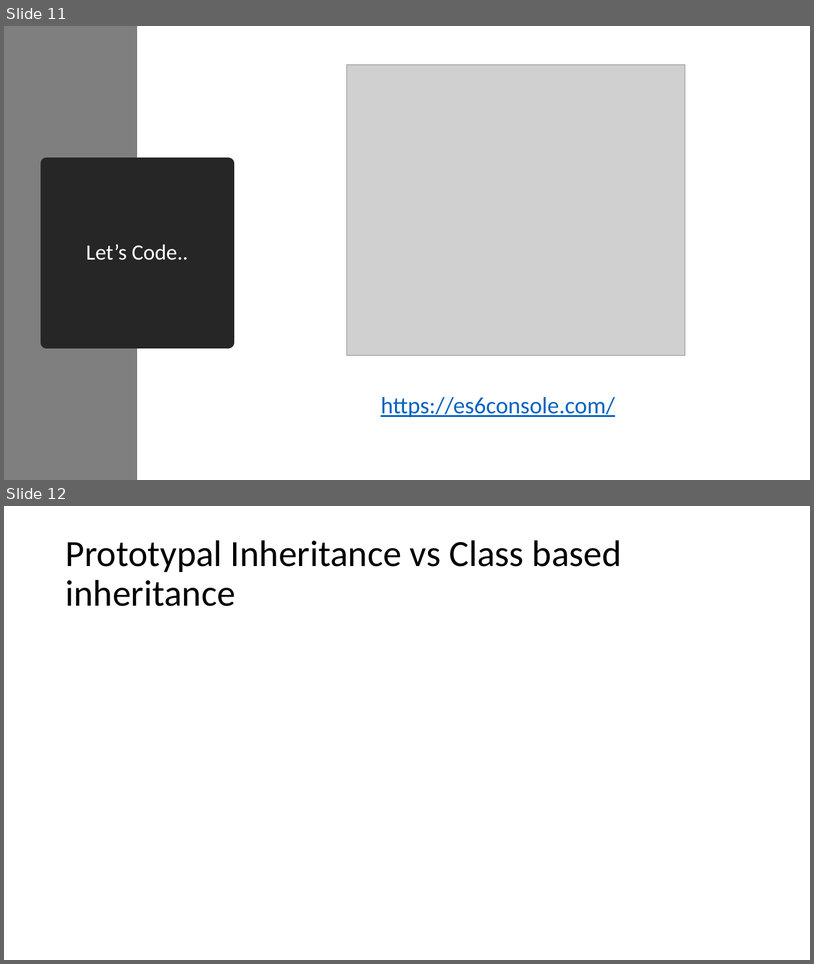
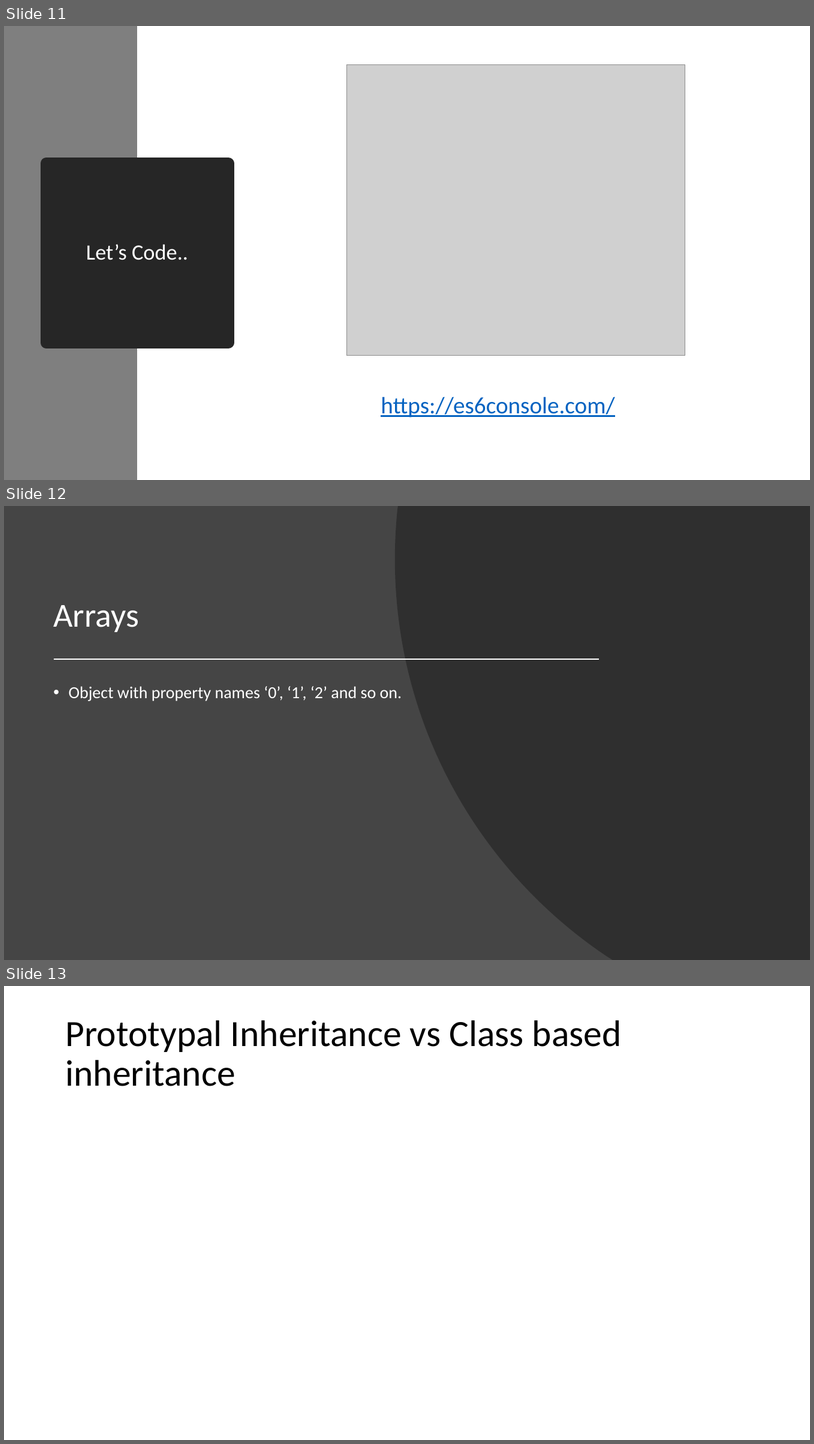
Before and after one commit to ved740/modern-js-session, a slide deck: Modern JavaScript.pptx. Shown one above the other, each under a label of ours: slides 11 and 12 before the commit, slides 11, 12 and 13 after it. The pictures are 814x964 and 814x1444 pixels, drawn with LibreOffice and Linux fonts; fonts in the diff are those of the drawing; grey boxes stand for pictures. Boxes give left, top, right and bottom in pixels: in the first picture for what was removed or moved away, otherwise in the second. Text is boxed around its words. In the diff, an @@ line names an element or a change of style, - is before the commit and + after.

Commit message:
object iterables

```diff
--- a/Modern JavaScript.pptx
+++ b/Modern JavaScript.pptx
@@ slide 12 added at (x1=4, y1=506, x2=810, y2=960), background #454545 @@
@@ freeform shape added at (x1=395, y1=506, x2=810, y2=960), fill #262626 at 70% opacity @@
@@ title added at (x1=53, y1=605, x2=139, y2=632), 40 pt, text #FFFFFF @@
+Arrays
@@ line added from (55, 659) to (599, 659), #FFFFFF 1.5 pt @@
@@ text added at (x1=69, y1=686, x2=402, y2=701), 20 pt, text #FFFFFF @@
+• Object with property names ‘0’, ‘1’, ‘2’ and so on.
@@ what was slide 12 is now slide 13 @@
```
Also in this commit, not shown: 1 slide changed, 1 other slide added, 4 other files.
